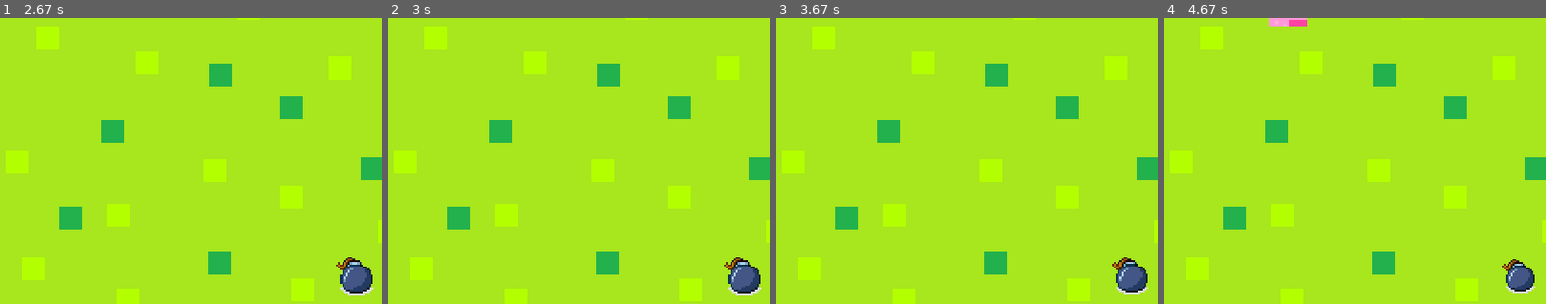
Above: before the commit, frames 1-4 (left to right).
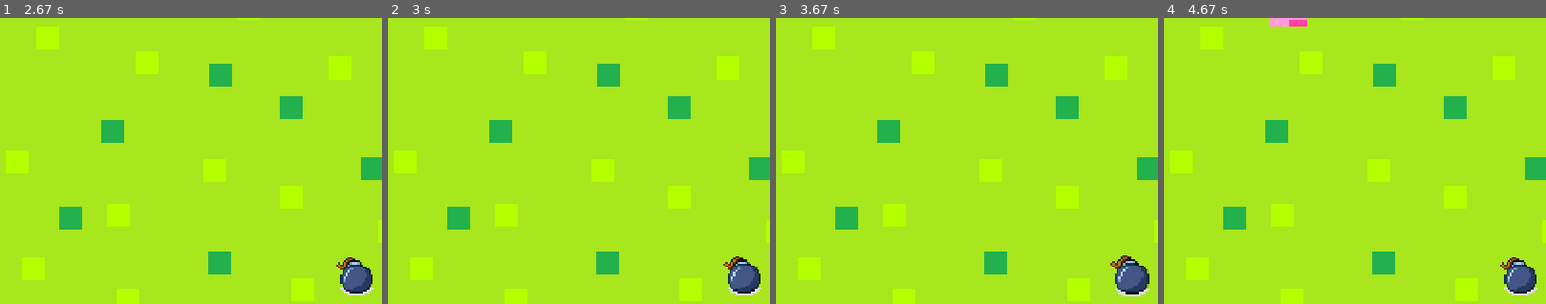
Above: after the commit, the same moments.

Repository: yuriangelperez/Proyecto-pygame-Snike
Game: pygame game, started from main.py
Same seed, same stepped clock (60 frames per second), same inputs: the game is played once before the commit and once after it.
Inputs:
- Up to frame 1 (2.67 s): tap Enter at 0.33 s; hold Right 0.67-1.13 s; hold Up 1.17-1.63 s; tap R at 1.67 s
- Up to frame 2 (3 s): no input
- Up to frame 3 (3.67 s): hold Down from 3.3 s (still down)
- Up to frame 4 (4.67 s): release Down at 3.75 s; hold Left 3.78-4.23 s; hold Up from 4.27 s (still down)
The pictures show only the part of the screen within x 31-81%, y 32-82%; the shares and areas given below are measured in that part.

Frame 1 is identical in both runs. In frame 2, 0.2% of the frame differs, in the area x 87-98%, y 83-97%; in frame 3, 0.5%; in frame 4, 0.5%, in the area x 88-98%, y 83-97%.

Commit message:
Actualización de bombas, se añaden mas cada 50 puntos

Diff:
--- a/main.py
+++ b/main.py
@@ -73,8 +73,8 @@
 game_over = False
 puntuacion = 0
 posicion_manzana = [0, 0]
-posicion_bomba = [0, 0]
-
+bombas = []
+ultima_bomba = 0 # contador para controlar generación de bombas
 # ============================
 #   CARGA DE IMÁGENES
 # ============================
@@ -102,7 +102,7 @@
 #   FUNCIONES
 # ============================
 
-def generar_manzana(serpiente_cuerpo): # Genera una posición para la manzana
+def generar_manzana(serpiente_cuerpo, bombas): # Genera una posición para la manzana
     global posicion_manzana
     grid_x = ANCHO // TAMAÑO_BLOQUE
     grid_y = ALTURA // TAMAÑO_BLOQUE
@@ -110,14 +110,14 @@
     while True:
         x = random.randrange(0, grid_x) * TAMAÑO_BLOQUE # posición x aleatoria en la cuadrícula
         y = random.randrange(0, grid_y) * TAMAÑO_BLOQUE # posición y aleatoria en la cuadrícula
-        if [x, y] not in serpiente_cuerpo: # evitar que la manzana aparezca sobre la serpiente
+        if [x, y] not in serpiente_cuerpo and [x, y] not in bombas: # evitar que la manzana aparezca sobre la serpiente y bombas
             posicion_manzana = [x, y] # asignar posición de la manzana
             break
 
-generar_manzana(cuerpo_serpiente) # generar la primera manzana
+generar_manzana(cuerpo_serpiente, bombas) # generar la primera manzana
 
 def generar_bomba(serpiente_cuerpo, posicion_manzana):
-    global posicion_bomba
+    global bombas
     grid_x = ANCHO // TAMAÑO_BLOQUE
     grid_y = ALTURA // TAMAÑO_BLOQUE
 
@@ -125,10 +125,11 @@
         x = random.randrange(0, grid_x) * TAMAÑO_BLOQUE
         y = random.randrange(0, grid_y) * TAMAÑO_BLOQUE
         if [x, y] not in serpiente_cuerpo and [x, y] != posicion_manzana:
-            posicion_bomba = [x, y]
+            bombas.append([x, y])
             break
 
-generar_bomba(cuerpo_serpiente, posicion_manzana) # generar la primera bomba
+if puntuacion % 50 == 0:
+    generar_bomba(cuerpo_serpiente, posicion_manzana) # generar la bomba
 
 # Variables para animación de la bomba
 brillo_bomba = 1.0
@@ -150,14 +151,16 @@
     pygame.display.update() # actualizar pantalla
 
 def reiniciar_juego(): # Reinicia el estado del juego
-    global posicion_serpiente, cuerpo_serpiente, direccion, prox_direccion, game_over, puntuacion # reiniciar variables globales
+    global posicion_serpiente, cuerpo_serpiente, direccion, prox_direccion, game_over, puntuacion, bombas, ultima_bomba # reiniciar variables globales
     posicion_serpiente = [100, 50] # posición inicial de la serpiente
     cuerpo_serpiente = [[100, 50], [60, 50], [20, 50]]
     direccion = "RIGHT"
     prox_direccion = "RIGHT"
     puntuacion = 0
     game_over = False
-    generar_manzana(cuerpo_serpiente) # generar nueva manzana
+    bombas = []
+    ultima_bomba = 0
+    generar_manzana(cuerpo_serpiente, bombas) # generar nueva manzana
     generar_bomba(cuerpo_serpiente, posicion_manzana) # generar nueva bomba
 
     # Volver a activar música al reiniciar
@@ -236,11 +239,16 @@
         # Comer manzana
         if posicion_serpiente == posicion_manzana: # si la serpiente colisiona con la manzana
             puntuacion += 10 # aumentar puntuación
-            generar_manzana(cuerpo_serpiente) # generar nueva manzana
+            generar_manzana(cuerpo_serpiente, bombas) # generar nueva manzana
             sonido_manzana.play()   # sonido al comer
 
         else:
             cuerpo_serpiente.pop() # Si no se comió manzana, elimina la última parte del cuerpo para mantener la longitud.
+
+        if puntuacion // 50 > ultima_bomba:
+            generar_bomba(cuerpo_serpiente, posicion_manzana)
+            ultima_bomba += 1
+
 
         # --- Colisiones ---
 
@@ -260,10 +268,11 @@
                 break # salir del bucle
 
         # Colisión con bomba
-        if posicion_serpiente == posicion_bomba: #
-            game_over = True
-            pygame.mixer.music.stop()   # DETENER MÚSICA
-            sonido_explosion.play() # reproducir sonido de explosión
+        for b in bombas:
+            if posicion_serpiente == b: # si la serpiente colisiona con una bomba
+                game_over = True
+                pygame.mixer.music.stop()   # DETENER MÚSICA
+                sonido_explosion.play() # reproducir sonido de explosión
 
 
         # Dibujar fondo
@@ -284,20 +293,23 @@
         ajuste_posicion = (tamaño_anim - TAMAÑO_BLOQUE) // 2 # centrar la manzana animada
         pantalla.blit(manzana_animada, (posicion_manzana[0] - ajuste_posicion, posicion_manzana[1] - ajuste_posicion)) # dibujar manzana
 
-        # Bomba animada
-        if creciendo_bomba: # aumentar tamaño
-            brillo_bomba += 0.01
-            if brillo_bomba >= 1.15:
-                creciendo_bomba = False # cambiar dirección
-        else:
-            brillo_bomba -= 0.01
-            if brillo_bomba <= 1.00:
-                creciendo_bomba = True # cambiar dirección
-
-        tamaño_bomba_anim = int(TAMAÑO_BLOQUE * brillo_bomba) # tamaño animado
-        bomba_animada = pygame.transform.scale(imagen_bomba, (tamaño_bomba_anim, tamaño_bomba_anim))
-        ajuste_bomba_posicion = (tamaño_bomba_anim - TAMAÑO_BLOQUE) // 2 # centrar la bomba animada
-        pantalla.blit(bomba_animada, (posicion_bomba[0] - ajuste_bomba_posicion, posicion_bomba[1] - ajuste_bomba_posicion)) # dibujar
+        # Dibujar todas las bombas
+        for b in bombas:
+            if creciendo_bomba:
+                brillo_bomba += 0.01
+                if brillo_bomba >= 1.2:
+                    creciendo_bomba = False
+            else:
+                brillo_bomba -= 0.01
+                if brillo_bomba <= 1.0:
+                    creciendo_bomba = True
+
+            tamaño_bomba_anim = int(TAMAÑO_BLOQUE * brillo_bomba)
+            bomba_animada = pygame.transform.scale(imagen_bomba, (tamaño_bomba_anim, tamaño_bomba_anim))
+            ajuste_bomba = (tamaño_bomba_anim - TAMAÑO_BLOQUE) // 2
+            pantalla.blit(bomba_animada, (b[0] - ajuste_bomba, b[1] - ajuste_bomba))
+
+
 
         # Dibujar serpiente
         for i, (x, y) in enumerate(cuerpo_serpiente): # dibujar cada parte del cuerpo
